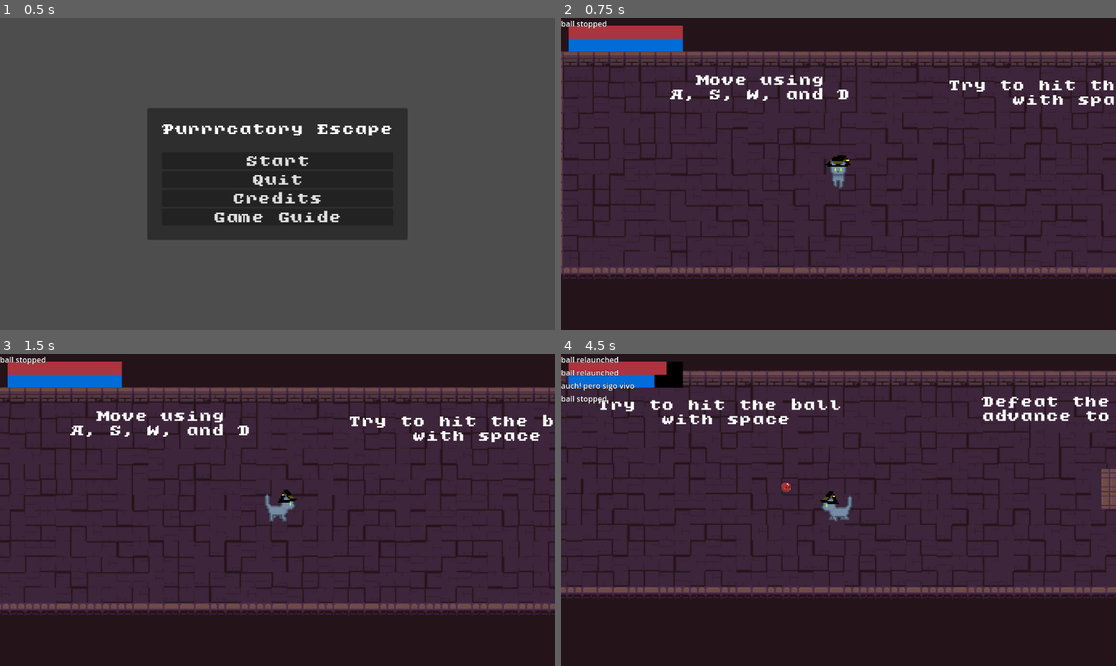
Above: before the commit, frames 1-4 (two rows, left to right).
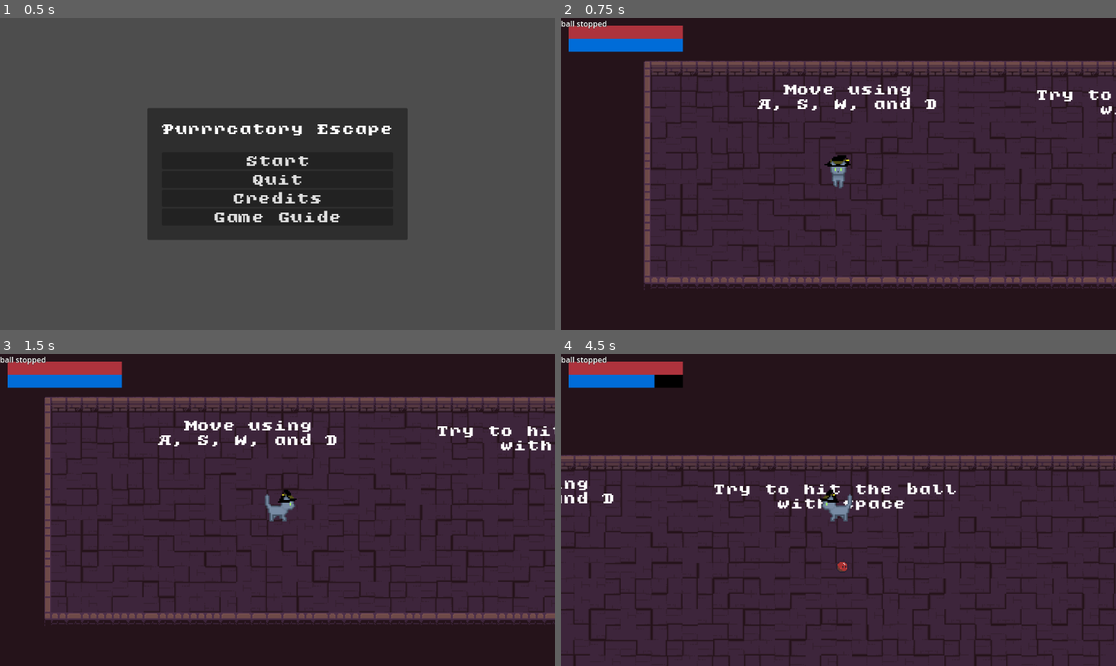
Above: after the commit, the same moments.

Repository: pablocoop/CC5408-Proyecto
Game: Godot game, scene res://ui/main_menu.tscn
Two runs of this game, one before a commit and one after it. Both use one fixed random seed, a clock stepped at 60 frames per second and the inputs below.
Inputs (mouse positions are in pixels of both pictures, inside the frame that each line leads up to):
- Up to frame 1 (0.5 s): no input
- Up to frame 2 (0.75 s): click "Start" at 0.5 s
- Up to frame 3 (1.5 s): tap Enter at 1.25 s; move the mouse to (399, 494) at 1.27 s; hold D (move_right) from 1.28 s (still down); tap Space (attack) at 1.35 s
- Up to frame 4 (4.5 s): move the mouse to (727, 525) at 2.02 s; release D (move_right) at 2.03 s; hold S (move_down) 2.03-2.78 s; tap Space (attack) at 2.1, 3.05, 3.6, 4.35 s; move the mouse to (894, 441) at 2.77 s; hold D (move_right) 2.78-3.53 s; hold Right mouse button (run) 2.78-3.53 s; move the mouse to (810, 572) at 3.52 s; hold W (move_up) 3.53-4.28 s; move the mouse to (1005, 556) at 4.27 s; hold A (move_left) from 4.28 s (still down)

Frame 1 is identical in both runs. In frame 2, 25% of the frame differs, in the area x 0-100%, y 10-88%; in frame 3, 22%; in frame 4, 50%, in the area x 0-100%, y 0-100%.

Commit message:
feat: se agrego la implementacion del portal de cambio de nivel

Diff:
--- /dev/null
+++ b/scenes/Portal.tscn
@@ -0,0 +1,21 @@
+[gd_scene load_steps=4 format=3 uid="uid://dkvrln2mnfpao"]
+
+[ext_resource type="Script" uid="uid://c377pe3264cbh" path="res://scenes/portal.gd" id="1_k0w37"]
+[ext_resource type="Texture2D" uid="uid://ddr4g3vn428j5" path="res://assets/portalXD.png" id="2_k0w37"]
+
+[sub_resource type="CircleShape2D" id="CircleShape2D_bqy53"]
+radius = 26.0
+
+[node name="Portal_1" type="Area2D"]
+collision_layer = 4
+collision_mask = 2
+script = ExtResource("1_k0w37")
+
+[node name="CollisionShape2D" type="CollisionShape2D" parent="."]
+shape = SubResource("CircleShape2D_bqy53")
+debug_color = Color(0.700006, 0.331466, 0.910953, 0.42)
+
+[node name="Sprite2D" type="Sprite2D" parent="."]
+position = Vector2(-0.5, -0.5)
+scale = Vector2(0.320652, 0.318436)
+texture = ExtResource("2_k0w37")
--- a/scenes/level_0.gd
+++ b/scenes/level_0.gd
@@ -5,9 +5,20 @@
 var current_time_scale := 1.0
 var target_time_scale := 1.0
 @export var smooth_transition_speed := 5.0
+@onready var portal_1: Area2D = $Portal_1
 
+var enemy_count := 0
 
 func _ready():
+	# Busca enemigos al iniciar
+	for enemy in get_tree().get_nodes_in_group("enemies"):
+		enemy_count += 1
+		enemy.enemy_died.connect(_on_enemy_died)
+
+	# Portal oculto y no activo al inicio
+	portal_1.hide()
+	portal_1.ready_portal = 0
+
 	ball.ball_stopped.connect(_on_ball_stopped)
 	ball.ball_relaunched.connect(_on_ball_relaunched)
 	ball.ball_speed_changed.connect(_on_ball_speed_changed)  # Nueva conexión
@@ -36,3 +47,10 @@
 	# en caso de que quieras controlar ellos directamente:
 	for enemy in get_tree().get_nodes_in_group("enemies"):
 		enemy._on_slowmo_factor(factor)
+
+func _on_enemy_died():
+	enemy_count -= 1
+	print("☠️ Enemigo eliminado. Quedan:", enemy_count)
+	if enemy_count <= 0:
+		portal_1.show()
+		portal_1.ready_portal = 1
--- a/scenes/level_0.tscn
+++ b/scenes/level_0.tscn
@@ -8,6 +8,7 @@
 [ext_resource type="PackedScene" uid="uid://b66xtdsj4jkeg" path="res://scenes/player.tscn" id="5_xp8tn"]
 [ext_resource type="PackedScene" uid="uid://dfau8rmohhg3e" path="res://scenes/ball.tscn" id="6_rhhhf"]
 [ext_resource type="PackedScene" uid="uid://hco1haupmfr8" path="res://ui/pause_menu.tscn" id="8_jv3i5"]
+[ext_resource type="PackedScene" uid="uid://dkvrln2mnfpao" path="res://scenes/Portal.tscn" id="9_jv3i5"]
 
 [sub_resource type="TileSetAtlasSource" id="TileSetAtlasSource_5uqbp"]
 texture = ExtResource("1_7wnc2")
@@ -561,22 +562,21 @@
      with space"
 
 [node name="Label3" type="Label" parent="."]
-offset_left = 1597.0
-offset_top = 50.0
-offset_right = 2237.0
-offset_bottom = 99.0
+offset_left = 1650.0
+offset_top = 58.0
+offset_right = 2317.0
+offset_bottom = 115.0
 theme = ExtResource("4_uijja")
 text = "Defeat the enemy to
 advance to the next level"
-metadata/_edit_lock_ = true
 
 [node name="Player" parent="." instance=ExtResource("5_xp8tn")]
-position = Vector2(572, 255)
+position = Vector2(390, 235)
 
 [node name="Camera2D" type="Camera2D" parent="Player"]
 
 [node name="Ball" parent="." instance=ExtResource("6_rhhhf")]
-position = Vector2(1312, 246)
+position = Vector2(1068, 232)
 collision_mask = 5
 
 [node name="CanvasLayer" type="CanvasLayer" parent="."]
@@ -587,9 +587,12 @@
 [node name="StaticBody2D2" type="StaticBody2D" parent="."]
 
 [node name="CollisionPolygon2D" type="CollisionPolygon2D" parent="StaticBody2D2"]
-position = Vector2(104, -2)
+position = Vector2(-32, -41)
 polygon = PackedVector2Array(-1, -12, 2680, -31, 2665, 79, 22, 67)
 
 [node name="CollisionPolygon2D2" type="CollisionPolygon2D" parent="StaticBody2D2"]
-position = Vector2(102, 467)
+position = Vector2(-47, 441)
 polygon = PackedVector2Array(-1, -12, 2684, -1, 2665, 79, 22, 67)
+
+[node name="Portal_1" parent="." instance=ExtResource("9_jv3i5")]
+position = Vector2(2167, 246)
--- /dev/null
+++ b/scenes/portal.gd
@@ -0,0 +1,19 @@
+extends Area2D
+
+var ready_portal := 0
+
+func _ready() -> void:
+	area_entered.connect(_on_area_entered)
+
+func _on_area_entered(area: Area2D) -> void:
+	var current = area
+	while current:
+		if current.has_method("_attack") and ready_portal:
+			print("🎯 ¡Encontrado nodo con método _attack!", current)
+			_on_player_entered()
+			break
+		current = current.get_parent()
+
+
+func _on_player_entered() -> void:
+	get_tree().change_scene_to_file("res://scenes/level_1.tscn")
--- a/scenes/skeleton.gd
+++ b/scenes/skeleton.gd
@@ -19,7 +19,7 @@
 @onready var hurtbox: Hurtbox = $Pivot/Hurtbox
 @onready var hitbox: Hitbox = $Pivot/Hitbox
 
-
+signal enemy_died
 
 
 
@@ -74,6 +74,7 @@
 	else:
 		is_dead = true
 		Debug.log("💀 Skeleton murió")
+		emit_signal("enemy_died")
 		playback.travel("death")
 		flash_red()
 		await get_tree().create_timer(1.5).timeout
Binary file added: assets/portalXD.png
Not shown, added: assets/portalXD.png.import
Not shown: 1 places in scenes/level_0.tscn that only renumber resources
Not shown, added: scenes/portal.gd.uid
